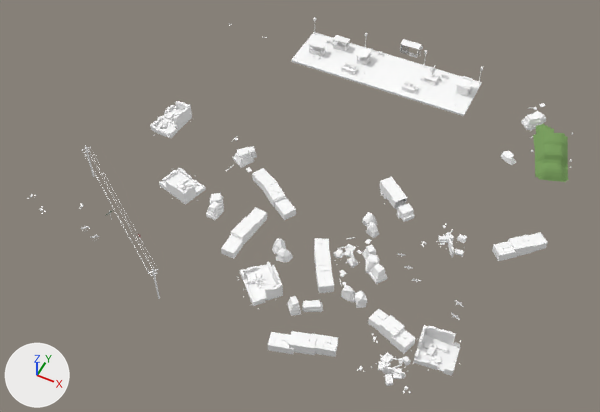
Renders of the glTF model assets/models/outdoor/outdoor_22.glb from each side of a commit.
Before and after are seen from a 50 mm lens placed at (47.5, -100.8, 115.5), pointed at (-0.3, -5.2, -4.0). Lighting does not change. The marker at lower left points along +X, +Y and +Z. The picture after the commit comes second. Vertices at exactly the same position are counted once.

Objects in the first picture: 'gas_station_town'.
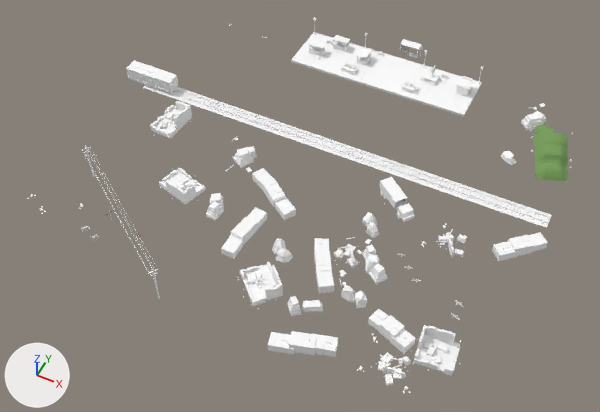
Where the change shows, as pixel boxes [x1, y1, x2, y2] in the pictures (600 x 412 px):
part 1 of me_gas_station_town, added
    after: [126, 61, 552, 228]

Diff of the bpy script that builds the scene:
```diff
--- a/assets/models/outdoor/outdoor_22.glb.py
+++ b/assets/models/outdoor/outdoor_22.glb.py
@@ me_gas_station_town @@
 # used by ob_gas_station_town; location = (0.0, 0.0, 0.0)
-me_gas_station_town.from_pydata(...)  # 12622 vertices, 18746 faces; spans x -45.3..44.9, y -38.3..44.3, z -1.7..7.8
+me_gas_station_town.from_pydata(...)  # 14542 vertices, 21314 faces; spans x -48.2..44.9, y -38.3..44.3, z -1.7..7.8
+# me_gas_station_town part 1: 1912 vertices added at x -48.2..43.8, y 7.0..10.5, z -0.1..3.7
+# other edits to the shape of me_gas_station_town do not show in these pictures
 me_gas_station_town.materials.append(mat_kit_atlas)
```
